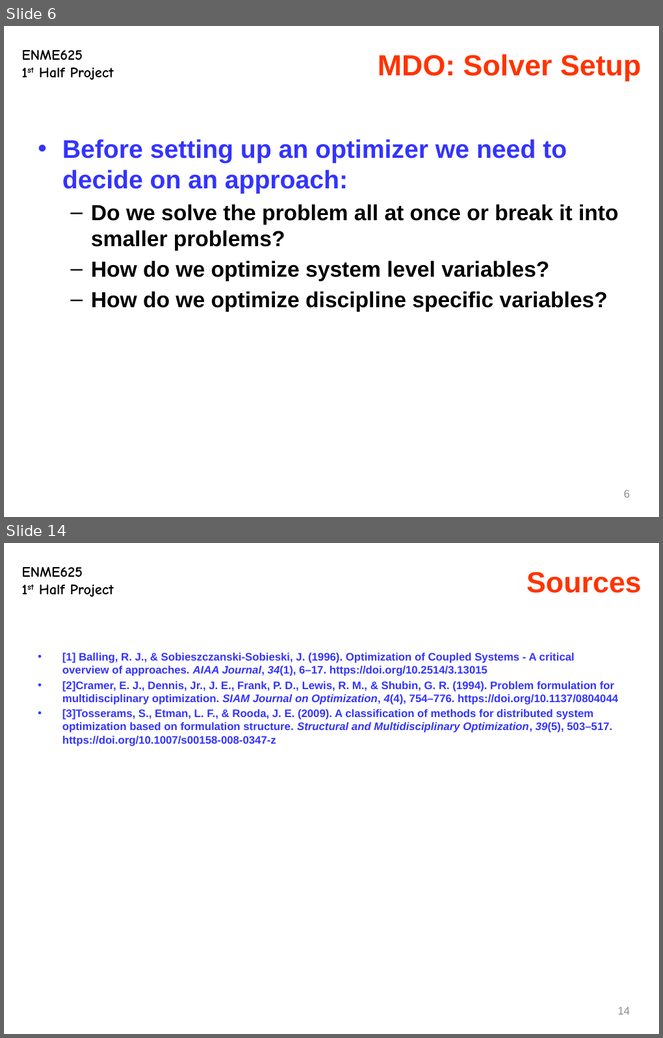
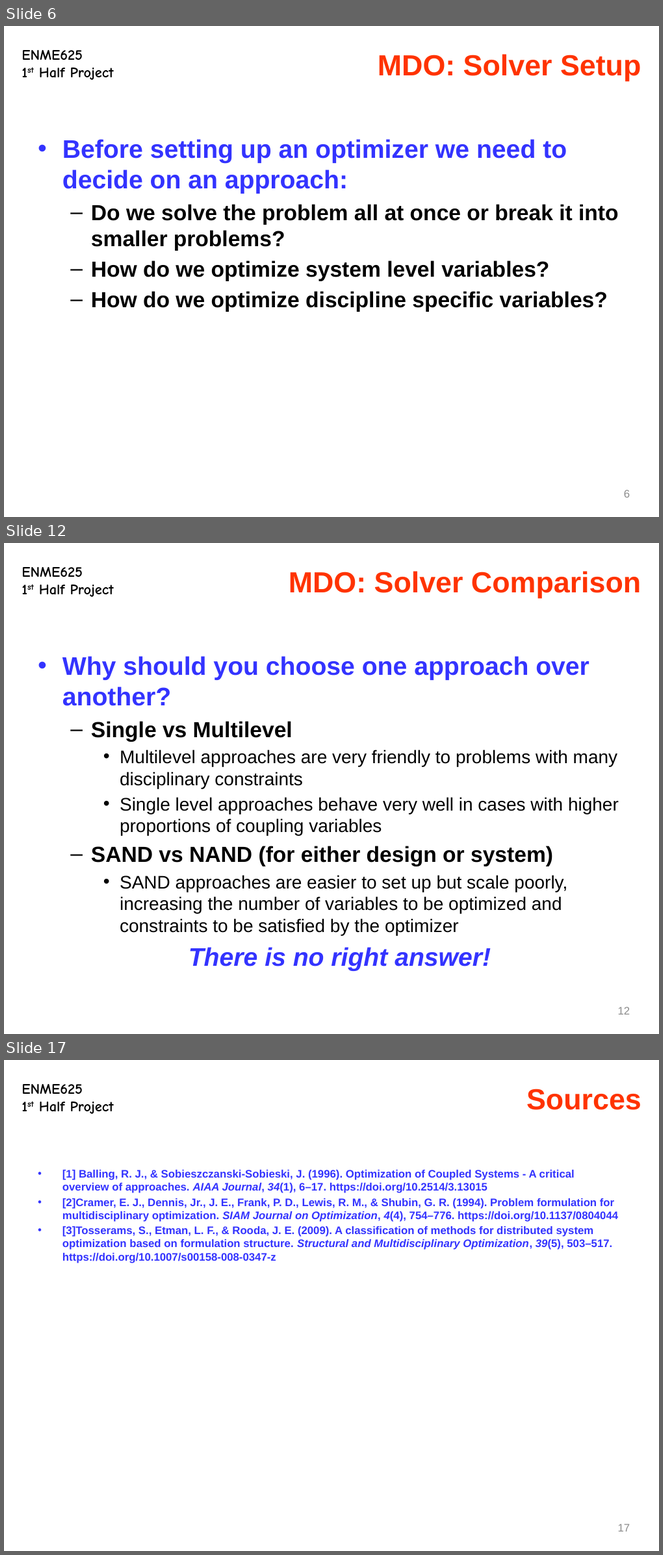
Before and after one commit to hqqen/eeby-deeby, a slide deck: class-work/optimization/project 1/slides.pptx. Shown one above the other, each under a label of ours: slides 6 and 14 before the commit, slides 6, 12 and 17 after it; the slides between them are not shown. The pictures are 663x1038 and 663x1555 pixels, drawn with LibreOffice and Linux fonts; fonts in the diff are those of the drawing. Boxes give left, top, right and bottom in pixels: in the first picture for what was removed or moved away, otherwise in the second. Text is boxed around its words. In the diff, an @@ line names an element or a change of style, - is before the commit and + after.

```diff
--- a/class-work/optimization/project 1/slides.pptx
+++ b/class-work/optimization/project 1/slides.pptx
@@ slide 12 added at (x1=4, y1=543, x2=659, y2=1034), background #FFFFFF; not listed: 1 template element that a slide beside it also shows @@
@@ title added at (x1=289, y1=571, x2=641, y2=598), 32 pt, text #FF3300, bold @@
+MDO: Solver Comparison
@@ text added at (x1=62, y1=656, x2=619, y2=936), 20 pt, text #000000 @@
+• Why should you choose one approach over another?
+  – Single vs Multilevel
+    • Multilevel approaches are very friendly to problems with many disciplinary constraints
+    • Single level approaches behave very well in cases with higher proportions of coupling variables
+  – SAND vs NAND (for either design or system)
+    • SAND approaches are easier to set up but scale poorly, increasing the number of variables to be optimized and constraints to be satisfied by the optimizer
+There is no right answer!
@@ page number added at (x1=618, y1=1007, x2=631, y2=1015), 12 pt, text #8C8C8C @@
+12
@@ what was slide 14 is now slide 17 @@
@@ page number at (x1=618, y1=1524, x2=631, y2=1532): text changed @@
-14
+17
```
Also in this commit, not shown: 5 slides changed, 4 other slides added, 32 slides removed, 1 other file.
